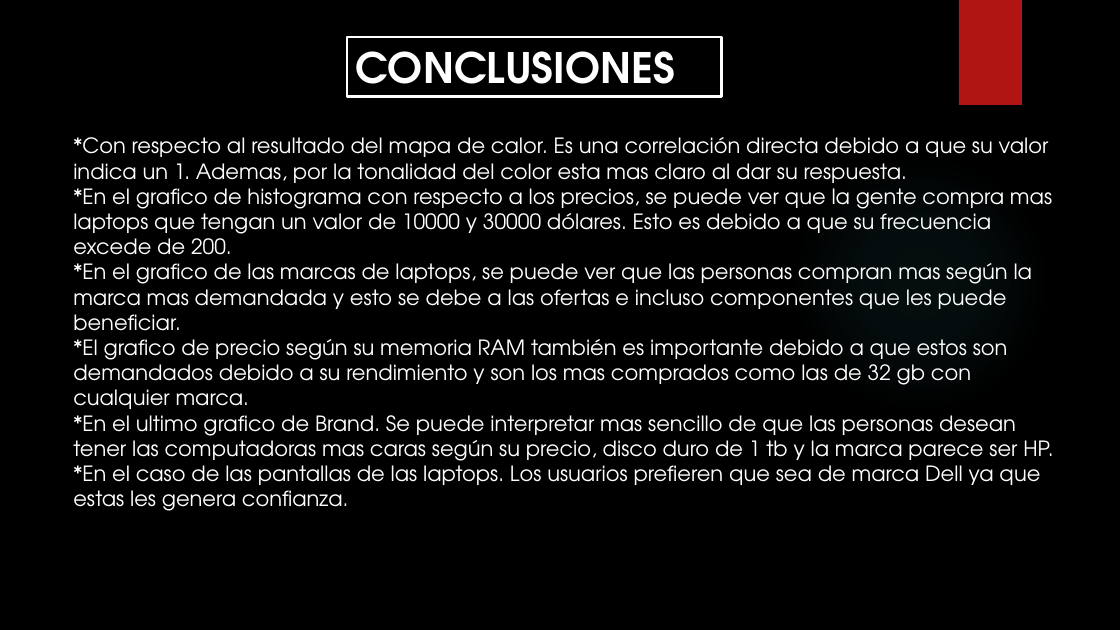
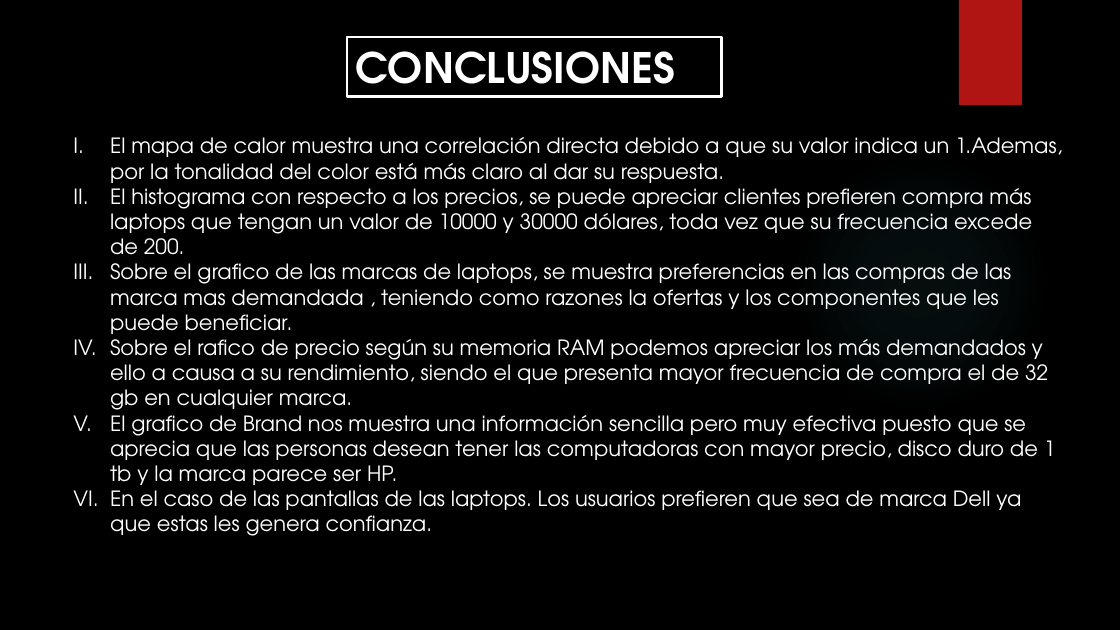
Before and after one commit to Isaac244/Proyecto_Machine_Learning, a slide deck: slide 9 of PROYECTO-MACHINE-LEARNING.pptx. Drawn at 1120x630 pixels with LibreOffice and Linux fonts; fonts in the diff are those of the drawing; background and template pictures are left out. Boxes give left, top, right and bottom in pixels: in the first picture for what was removed or moved away, otherwise in the second. Text is boxed around its words. In the diff, an @@ line names an element or a change of style, - is before the commit and + after.

```diff
--- a/PROYECTO-MACHINE-LEARNING.pptx
+++ b/PROYECTO-MACHINE-LEARNING.pptx
@@ text at (110,137,1062,536): text changed @@
-*Con respecto al resultado del mapa de calor. Es una correlación directa debido a que su valor indica un 1. Ademas, por la tonalidad del color esta mas claro al dar su respuesta.
-*En el grafico de histograma con respecto a los precios, se puede ver que la gente compra mas laptops que tengan un valor de 10000 y 30000 dólares. Esto es debido a que su frecuencia excede de 200.
-*En el grafico de las marcas de laptops, se puede ver que las personas compran mas según la marca mas demandada y esto se debe a las ofertas e incluso componentes que les puede beneficiar.
-*El grafico de precio según su memoria RAM también es importante debido a que estos son demandados debido a su rendimiento y son los mas comprados como las de 32 gb con cualquier marca.
-*En el ultimo grafico de Brand. Se puede interpretar mas sencillo de que las personas desean tener las computadoras mas caras según su precio, disco duro de 1 tb y la marca parece ser HP.
-*En el caso de las pantallas de las laptops. Los usuarios prefieren que sea de marca Dell ya que estas les genera confianza.
+I. El mapa de calor muestra una correlación directa debido a que su valor indica un 1.Ademas, por la tonalidad del color está más claro al dar su respuesta.
+II. El histograma con respecto a los precios, se puede apreciar clientes prefieren compra más laptops que tengan un valor de 10000 y 30000 dólares, toda vez que su frecuencia excede de 200.
+III. Sobre el grafico de las marcas de laptops, se muestra preferencias en las compras de las marca mas demandada , teniendo como razones la ofertas y los componentes que les puede beneficiar.
+IV. Sobre el rafico de precio según su memoria RAM podemos apreciar los más demandados y ello a causa a su rendimiento, siendo el que presenta mayor frecuencia de compra el de 32 gb en cualquier marca.
+V. El grafico de Brand nos muestra una información sencilla pero muy efectiva puesto que se aprecia que las personas desean tener las computadoras con mayor precio, disco duro de 1 tb y la marca parece ser HP.
+VI. En el caso de las pantallas de las laptops. Los usuarios prefieren que sea de marca Dell ya que estas les genera confianza.
```
Also in this commit, not shown: 4 other slides changed.
